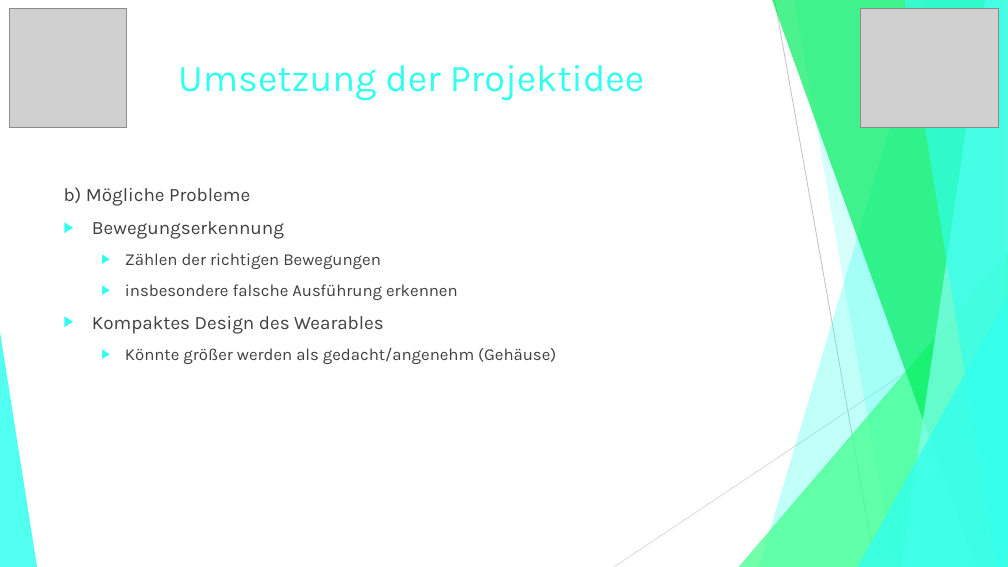
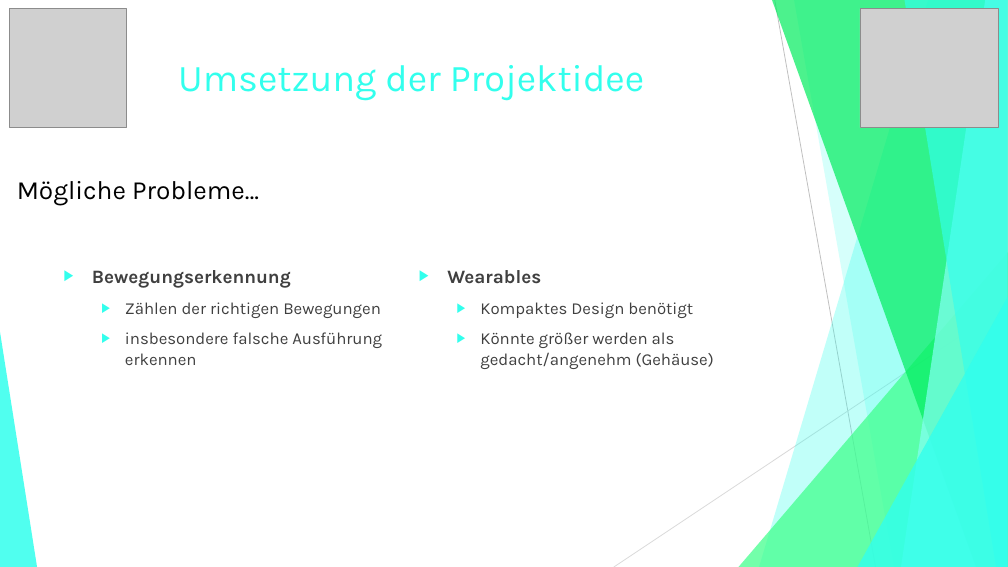
Before and after one commit to jGrochla/PocketCoach, a slide deck: slide 10 of PocketCoachExcel-PDF/PowerPoints/PocketCoach.pptx (slide 7 before the commit). Drawn at 1008x567 pixels with LibreOffice and Linux fonts; fonts in the diff are those of the drawing; grey boxes stand for pictures. Boxes give left, top, right and bottom in pixels: in the first picture for what was removed or moved away, otherwise in the second. Text is boxed around its words. In the diff, an @@ line names an element or a change of style, - is before the commit and + after.

```diff
--- a/PocketCoachExcel-PDF/PowerPoints/PocketCoach.pptx
+++ b/PocketCoachExcel-PDF/PowerPoints/PocketCoach.pptx
@@ text added at <box>17,181,259,205</box>, 25 pt, text #000000 @@
+Mögliche Probleme…
@@ text at <box>64,187,250,206</box>: paragraph removed @@
-b) Mögliche Probleme
@@ text "Bewegungserkennung": place and size @@
-text "Bewegungserkennung" at <box>64,187,556,364</box>
+text "Bewegungserkennung" at <box>92,270,382,365</box>
@@ text at <box>92,270,291,288</box>: bold on in "Bewegungserkennung" @@
@@ text added at <box>447,270,714,369</box>, 16 pt, text #404040 @@
+▶ Wearables
+  ▶ Kompaktes Design benötigt
+  ▶ Könnte größer werden als gedacht/angenehm (Gehäuse)
@@ text at <box>92,316,556,364</box>: paragraphs removed @@
-▶ Kompaktes Design des Wearables
-  ▶ Könnte größer werden als gedacht/angenehm (Gehäuse)
```
Also in this commit, not shown: 6 other slides changed, 4 slides added, 1 slide removed, 1 other file.
